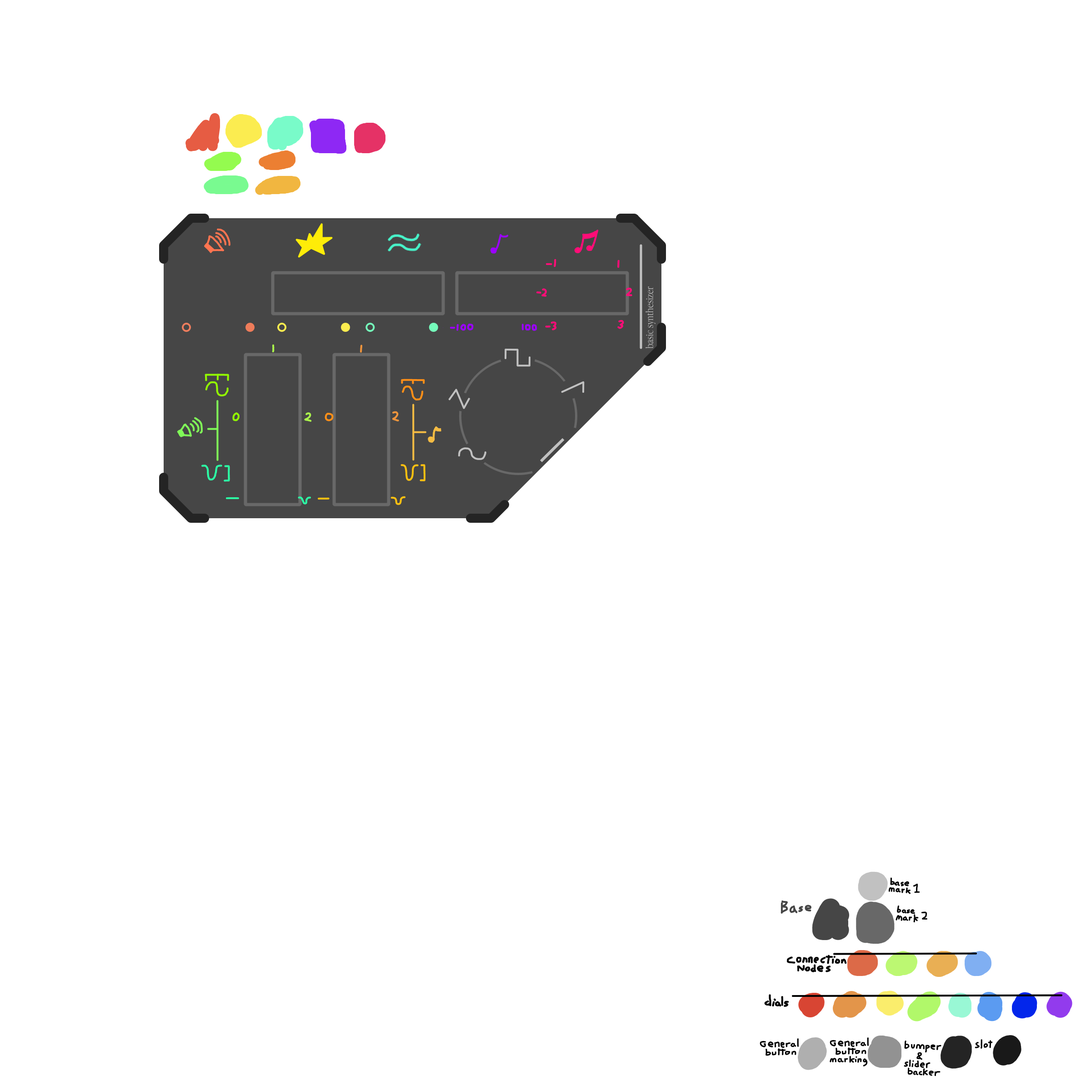
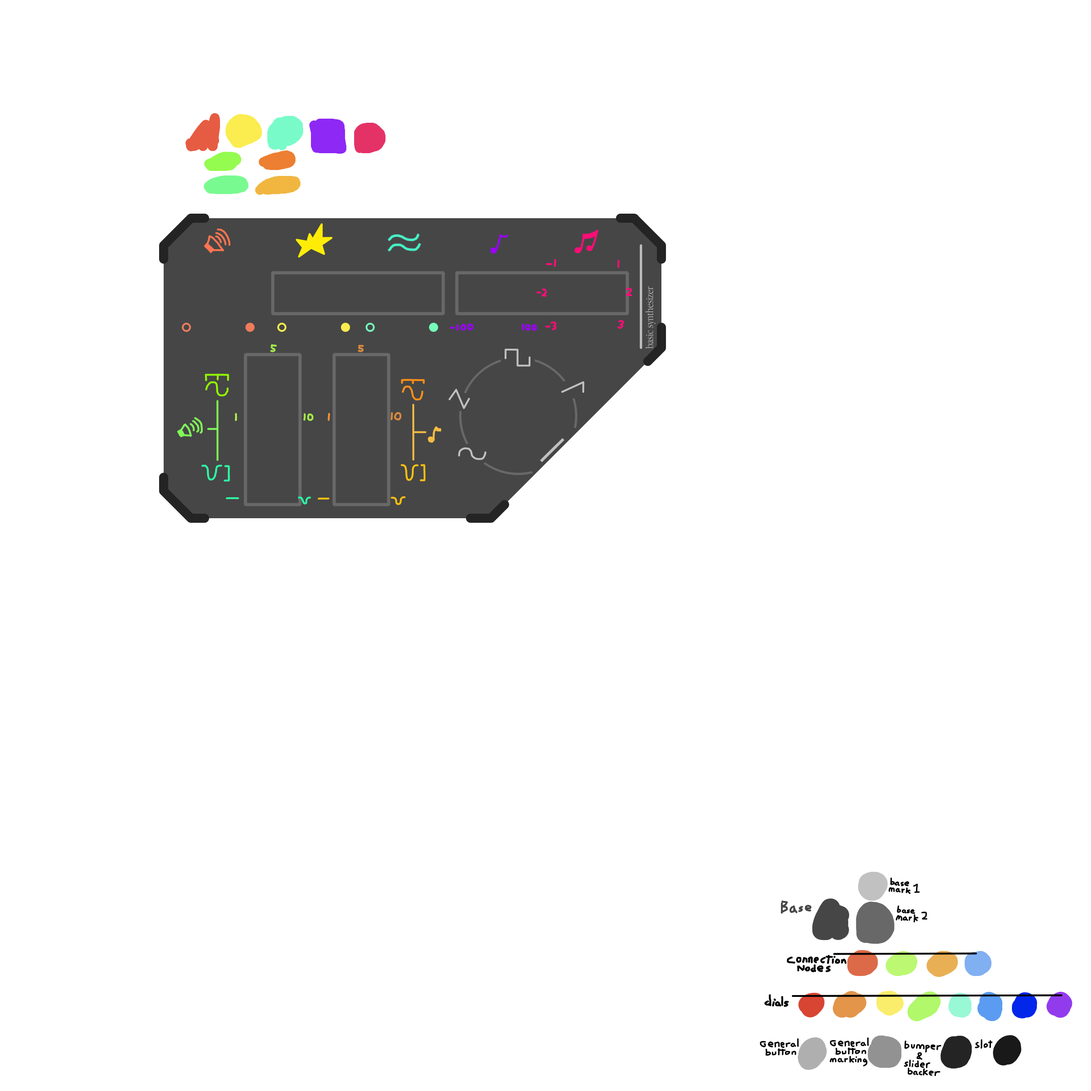
The second w=1091, h=1091 image is a revision of the first. Changes to its layers:
painted on "markings 3" over (232, 344, 402, 423)
painted on "markings 2" over (232, 344, 402, 423)
painted on "pallet" over (232, 344, 402, 423)
